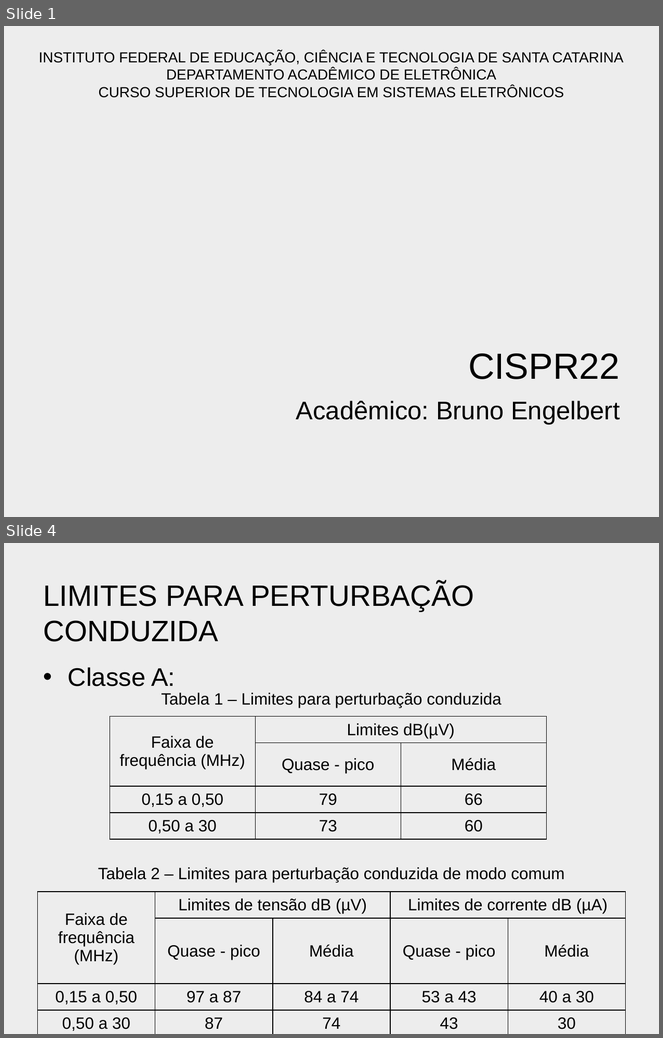
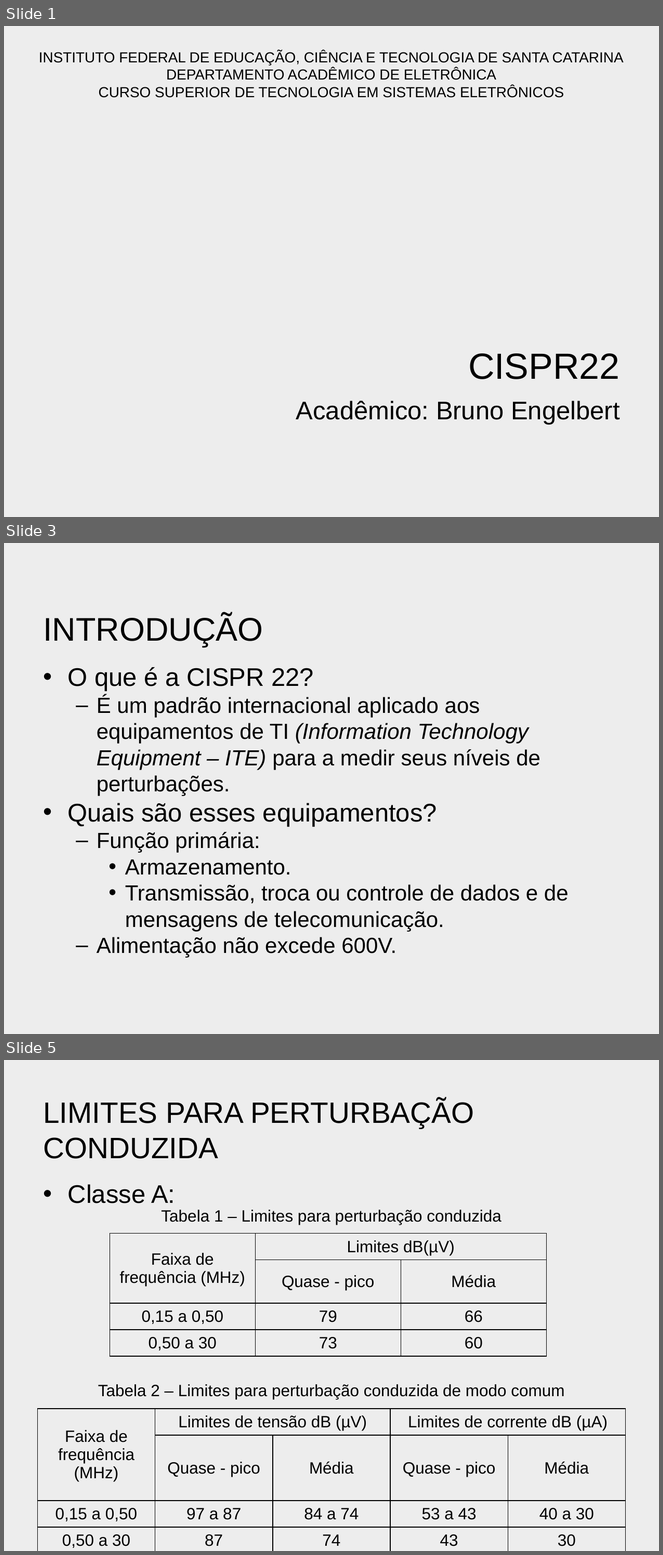
Before and after one commit to bengelbert/ifsc, a slide deck: cem_20308/docs/cispr22.pptx. Shown one above the other, each under a label of ours: slides 1 and 4 before the commit, slides 1, 3 and 5 after it; the slides between them are not shown. The pictures are 663x1038 and 663x1555 pixels, drawn with LibreOffice and Linux fonts; fonts in the diff are those of the drawing; background and template pictures are left out. Boxes give left, top, right and bottom in pixels: in the first picture for what was removed or moved away, otherwise in the second. Text is boxed around its words. In the diff, an @@ line names an element or a change of style, - is before the commit and + after.

```diff
--- a/cem_20308/docs/cispr22.pptx
+++ b/cem_20308/docs/cispr22.pptx
@@ slide 3 added at box(4, 543, 659, 1034), background picture (left out) @@
@@ title added at box(43, 615, 263, 646), 36 pt, text #000000 @@
+INTRODUÇÃO
@@ text added at box(68, 667, 569, 958), 24 pt, text #000000 @@
+• O que é a CISPR 22?
+  – É um padrão internacional aplicado aos equipamentos de TI (Information Technology Equipment – ITE) para a medir seus níveis de perturbações.
+• Quais são esses equipamentos?
+  – Função primária:
+    • Armazenamento.
+    • Transmissão, troca ou controle de dados e de mensagens de telecomunicação.
+  – Alimentação não excede 600V.
@@ what was slide 4 is now slide 5 @@
```
Also in this commit, not shown: 1 slide changed, 6 other slides added, 1 slide removed.
